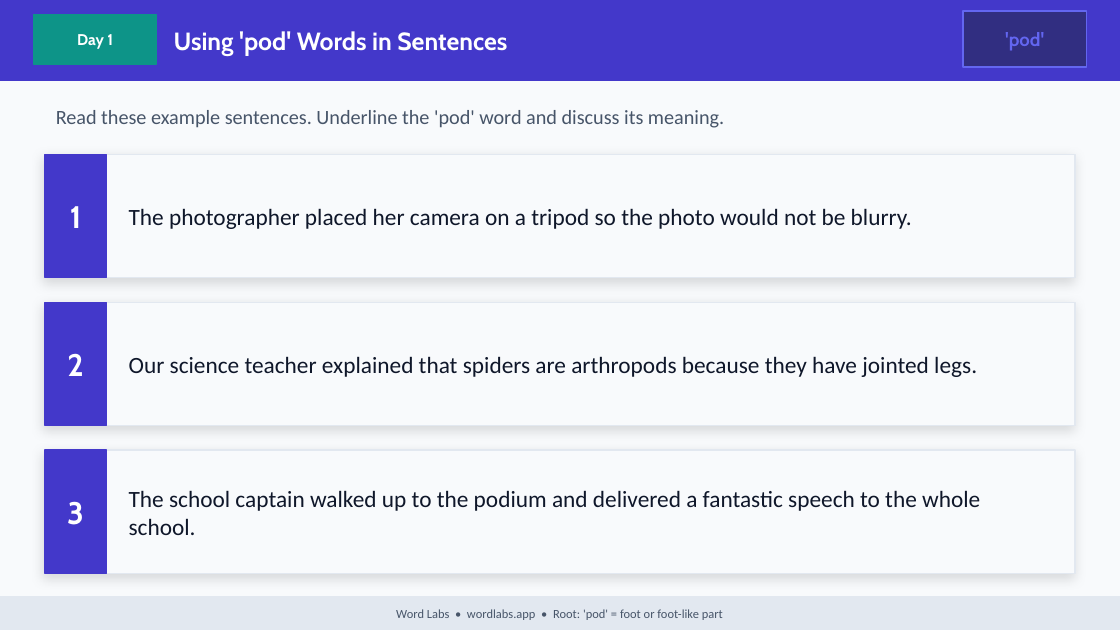
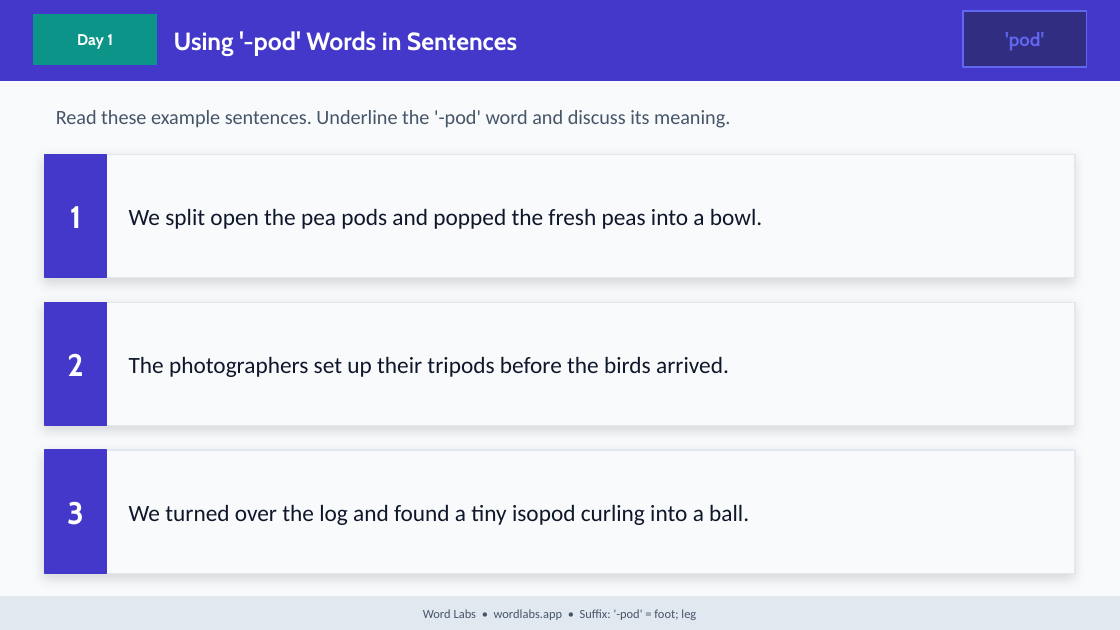
Before and after one commit to NickD135/morphology-builder, a slide deck: slide 9 of output/wordlabs-pod-3day.pptx. Drawn at 1120x630 pixels with LibreOffice and Linux fonts; fonts in the diff are those of the drawing. Boxes give left, top, right and bottom in pixels: in the first picture for what was removed or moved away, otherwise in the second. Text is boxed around its words. In the diff, an @@ line names an element or a change of style, - is before the commit and + after.

Commit message:
content(decks): regenerate 350/360 decks incl. 13 revived sparse morphemes
Added pod/vore type-overrides + re-tagged -pathy family to X+pathy; the 67 new verified words
now feed decks for thermo/phon/aero/em/hyper/hypo/hood/ious/eous/sion/pathy/pod/vore. 9 morphemes
(claus/gyro/endo/stetho/kaleido/lingual/violet/curricular/terrestrial) genuinely lack enough real
words and keep old decks; remove(=re+move) dropped. New words added to dictionary.txt for builder.

```diff
--- a/output/wordlabs-pod-3day.pptx
+++ b/output/wordlabs-pod-3day.pptx
@@ text at bbox=[174, 31, 517, 55]: text changed @@
-Using 'pod' Words in Sentences
+Using '-pod' Words in Sentences
@@ text at bbox=[56, 110, 730, 128]: text changed @@
-Read these example sentences. Underline the 'pod' word and discuss its meaning.
+Read these example sentences. Underline the '-pod' word and discuss its meaning.
@@ text at bbox=[129, 208, 762, 229]: text changed @@
-The photographer placed her camera on a tripod so the photo would not be blurry.
+We split open the pea pods and popped the fresh peas into a bowl.
@@ text at bbox=[129, 356, 729, 377]: text changed @@
-Our science teacher explained that spiders are arthropods because they have jointed legs.
+The photographers set up their tripods before the birds arrived.
@@ text at bbox=[129, 504, 749, 525]: text changed @@
-The school captain walked up to the podium and delivered a fantastic speech to the whole school.
+We turned over the log and found a tiny isopod curling into a ball.
@@ text at bbox=[423, 609, 696, 620]: text changed @@
-Word Labs • wordlabs.app • Root: 'pod' = foot or foot-like part
+Word Labs • wordlabs.app • Suffix: '-pod' = foot; leg
```
Also in this commit, not shown: 34 other slides changed, 16 other files.
